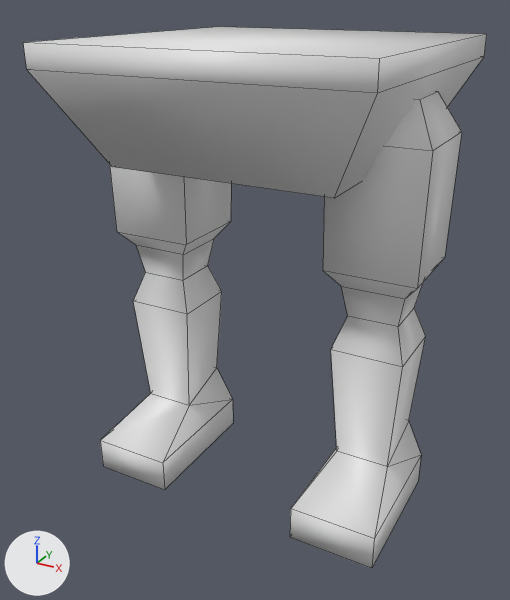
Renders of the Blender file 3D/mechs/lower/mech_lower_001.blend from each side of a commit.
Both versions are drawn from a 50 mm lens placed at (2.03, -3.94, 3.26), pointed at (-0.07, -0.12, 1.35). Every picture has the same lights, and +X, +Y and +Z are marked at lower left. Mesh edges are drawn as thin lines.

The older version as bpy lines, for what is in view:
```python
me_cube_001 = bpy.data.meshes.new('Cube.001')
me_cube_001.from_pydata(...)  # 10 vertices, 7 faces; spans x -0.314..0.314, y -0.924..-0.05, z -0.46..0.141
me_cube_001.polygons.foreach_set('use_smooth', [True] * 7)
me_cube_003 = bpy.data.meshes.new('Cube.003')
me_cube_003.from_pydata(...)  # 10 vertices, 7 faces; spans x -0.307..0.307, y -0.425..0.295, z -0.731..0.153
me_cube_003.polygons.foreach_set('use_smooth', [True] * 7)
me_cube_006 = bpy.data.meshes.new('Cube.006')
me_cube_006.from_pydata(...)  # 84 vertices, 82 faces; spans x -1.08..1.08, y -1.0..1.0, z 0.0..3.0
me_cube_006.polygons.foreach_set('use_smooth', [True] * 82)
# before: 6 (0.96, 0.2, 0.53) at pixel (408, 420), 7 (0.59, 0.2, 0.53), 8 (0.95, -0.19, 0.4) at pixel (387, 466), 9 (0.6, -0.19, 0.4) at pixel (336, 451), 26 (1.06, 0.28, 0.23) at pixel (421, 454)
# before: 27 (0.5, 0.28, 0.23), 28 (1.06, -0.68, 0.23) at pixel (374, 538), 29 (0.5, -0.68, 0.23) at pixel (290, 508)
# before: 48 (-0.96, 0.2, 0.53), 49 (-0.59, 0.2, 0.53) at pixel (216, 367), 50 (-0.95, -0.19, 0.4) at pixel (150, 393), 51 (-0.6, -0.19, 0.4) at pixel (189, 405), 68 (-1.06, 0.28, 0.23)
# before: 69 (-0.5, 0.28, 0.23) at pixel (232, 399), 70 (-1.06, -0.68, 0.23) at pixel (100, 440), 71 (-0.5, -0.68, 0.23) at pixel (162, 462)
ob_mech_lower_001 = bpy.data.objects.new('mech_lower_001', me_cube_006)
ob_mech_lower_001.location = (0.0, 0.0, 0.0)
ob_mech_lower_001_foot = bpy.data.objects.new('mech_lower_001_foot', me_cube_001)
ob_mech_lower_001_foot.location = (0.776, 0.18, 0.472)
ob_mech_lower_001_foot.hide_set(True)
ob_mech_lower_001_knee = bpy.data.objects.new('mech_lower_001_knee', me_cube_003)
ob_mech_lower_001_knee.location = (0.776, 0.0, 1.4)
ob_mech_lower_001_knee.hide_set(True)
```
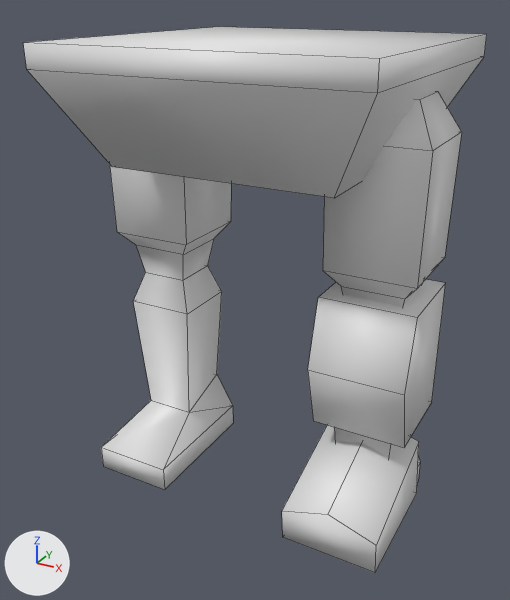
Diff of the bpy script that builds the scene:
```diff
--- a/3D/mechs/lower/mech_lower_001.blend.py
+++ b/3D/mechs/lower/mech_lower_001.blend.py
@@ me_cube_006 @@
 me_cube_006.from_pydata(...)  # 84 vertices, 82 faces; spans x -1.08..1.08, y -1.0..1.0, z 0.0..3.0
 # used by ob_mech_lower_001; location = (0.0, 0.0, 0.0)
+# me_cube_006 part 1
+for i in [*range(6, 10), *range(26, 30)]: me_cube_006.vertices[i].co += Vector((0.0, 0.0, -0.06))
+# me_cube_006 part 2
+for i in [*range(48, 52), *range(68, 72)]: me_cube_006.vertices[i].co += Vector((0.0, 0.0, -0.06))
@@ ob_mech_lower_001_foot @@
 ob_mech_lower_001_foot.location = (0.776, 0.18, 0.472)
-ob_mech_lower_001_foot.hide_set(True)
@@ ob_mech_lower_001_knee @@
 ob_mech_lower_001_knee.location = (0.776, 0.0, 1.4)
-ob_mech_lower_001_knee.hide_set(True)
```

Pixel boxes (x1, y1, x2, y2) of what changed, in the pictures (510 x 600 px; the box of a moved part takes in the faces that stretch with it):
'mech_lower_001', reshaped
    before: (23, 27, 487, 568)
    after: (23, 27, 487, 490)
'mech_lower_001_knee', shown
    after: (308, 279, 445, 447)
'mech_lower_001_foot', shown
    after: (282, 425, 419, 573)
part 1 of me_cube_006, moved or reshaped
    before: (290, 338, 425, 568)
    after: (335, 427, 420, 483)
part 2 of me_cube_006, moved or reshaped
    before: (100, 292, 233, 490)
    after: (101, 292, 233, 490)
